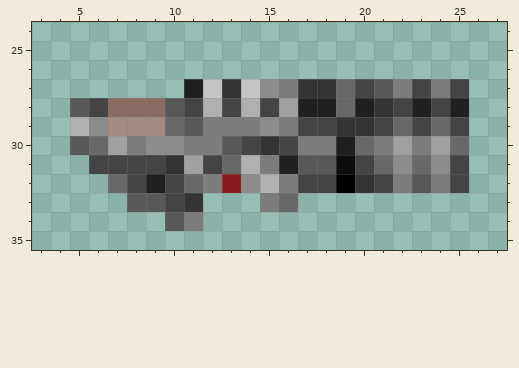
Two states of a pixel-art sprite, Resources/AwesomeGuns/Weapons/AUTO_CANNON/Floorob.gif. Above: the version before the commit.
The file is 32x40 pixels. Shown: x 3..27, y 24..35.
After the commit:
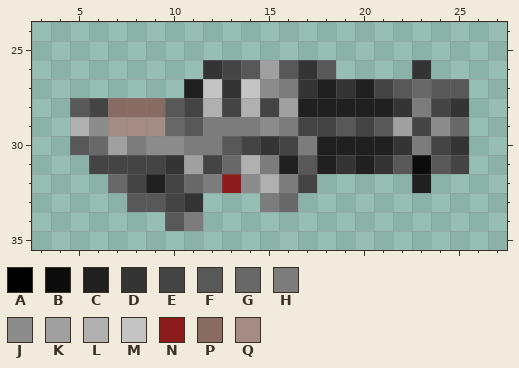
Palette (. is transparent): A #000000  B #0c0c0c  C #202020  D #343434  E #444444  F #585858  G #686868  H #7c7c7c  J #8c8c8c  K #a0a0a0  L #b0b0b0  M #c4c4c4  N #8c1c1c  P #886c64  Q #a48c84
The exact change:
Changed rows in their new state; - is an unchanged pixel.
first column x 12:
26 DEFKFDF----D--
27 ------CDCEFGFF
28 -------C-CDH-D
29 -------FEFK-JG
30 ------C-CCD-ED
31 ------CDCDFBF-
32 ------.....C..
Where, in picture pixels (left, top, right, bottom), the same in both pictures:
changed: (203, 60, 469, 193)
